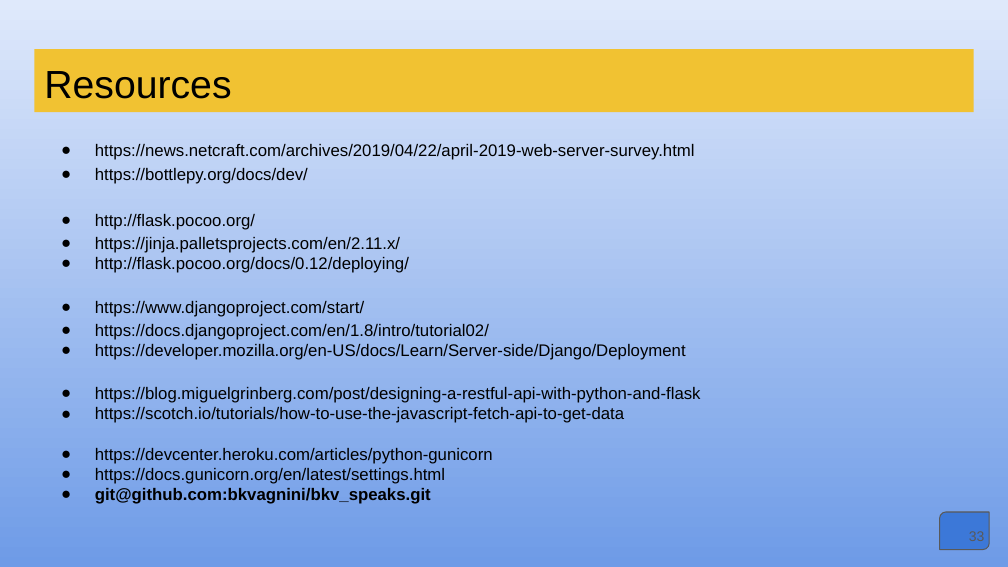
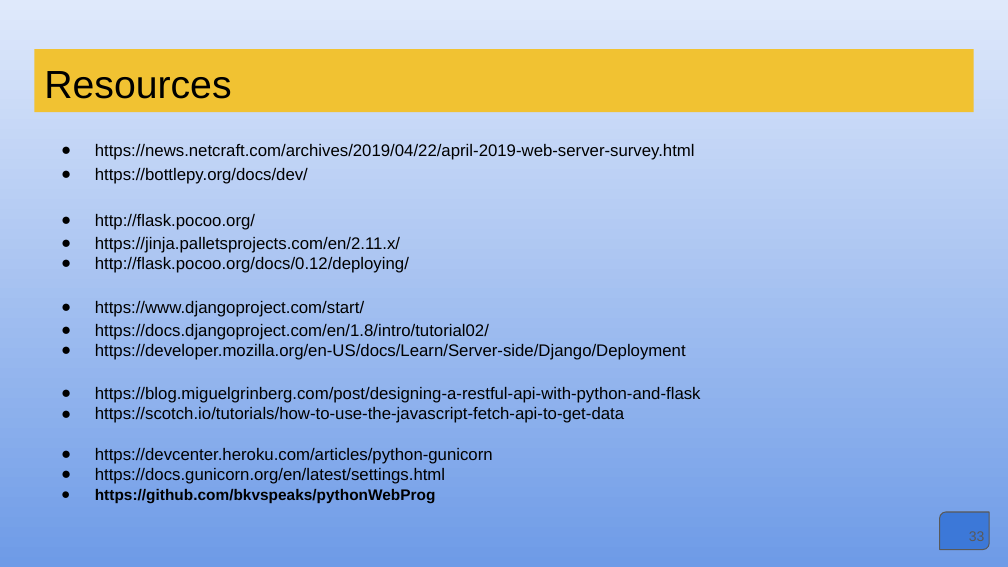
Before and after one commit to bkvspeaks/pythonWebProg, a slide deck: slide 33 of presentation/Python_Web_Programming.pptx. Drawn at 1008x567 pixels with LibreOffice and Linux fonts; fonts in the diff are those of the drawing. Boxes give left, top, right and bottom in pixels: in the first picture for what was removed or moved away, otherwise in the second. Text is boxed around its words. In the diff, an @@ line names an element or a change of style, - is before the commit and + after.

Commit message:
Update git repo address in slide deck.

```diff
--- a/presentation/Python_Web_Programming.pptx
+++ b/presentation/Python_Web_Programming.pptx
@@ text at (x1=95, y1=489, x2=436, y2=504): text changed; size 12 to 11 pt @@
-● git@github.com:bkvagnini/bkv_speaks.git
+● https://github.com/bkvspeaks/pythonWebProg
```
